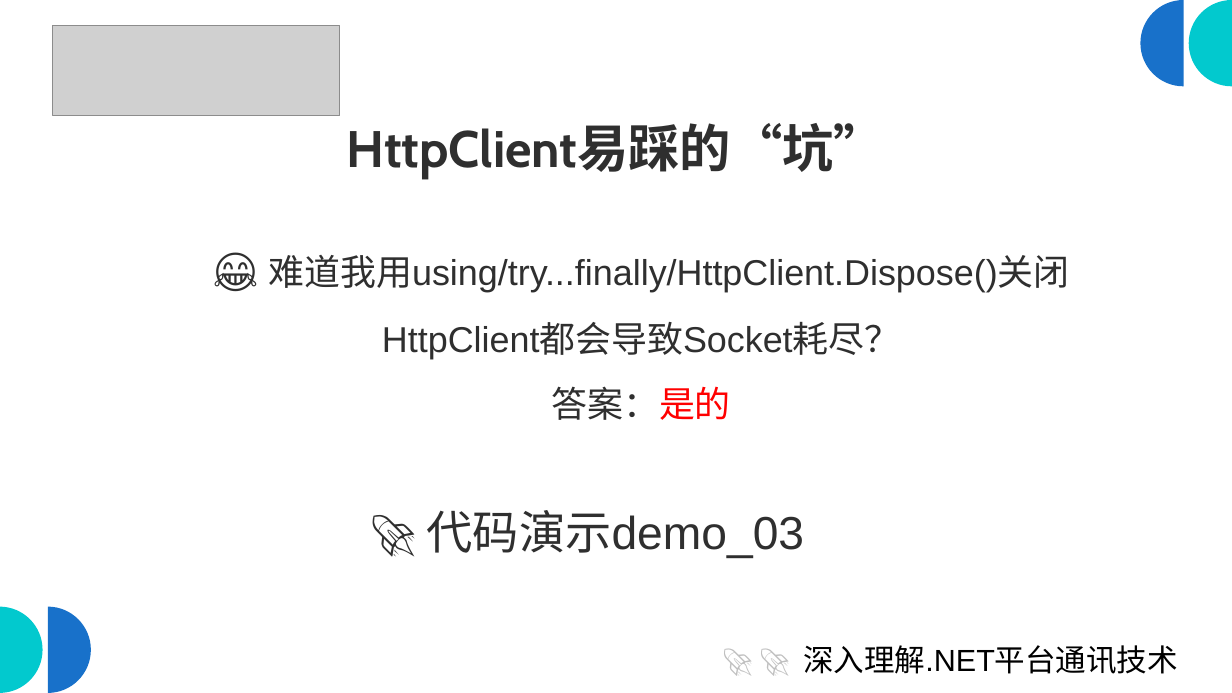
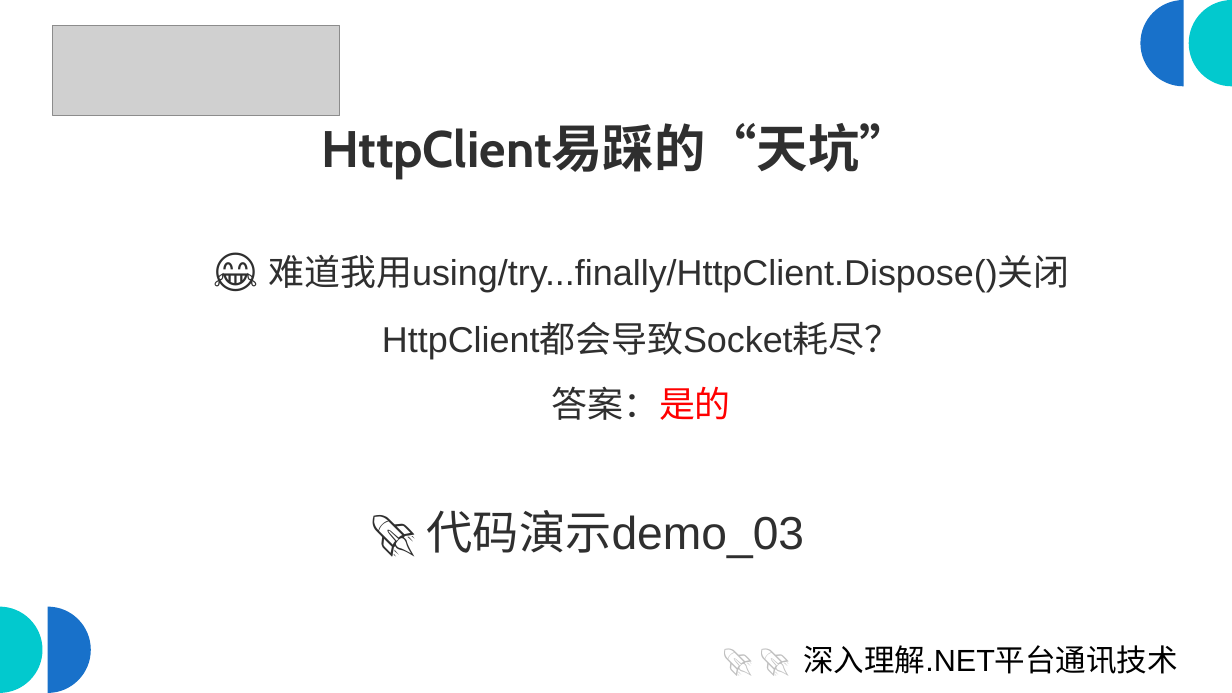
Before and after one commit to scottfly189/dotnet_net_course, a slide deck: slide 24 of src/1.HttpClientDemo/HttpClient_IHttpClientFactory_Polly.odp. Drawn at 1232x693 pixels with LibreOffice and Linux fonts; fonts in the diff are those of the drawing; grey boxes stand for pictures. Boxes give left, top, right and bottom in pixels: in the first picture for what was removed or moved away, otherwise in the second. Text is boxed around its words. In the diff, an @@ line names an element or a change of style, - is before the commit and + after.

```diff
--- a/src/1.HttpClientDemo/HttpClient_IHttpClientFactory_Polly.odp
+++ b/src/1.HttpClientDemo/HttpClient_IHttpClientFactory_Polly.odp
@@ title at [321,124,910,178]: text changed @@
-HttpClient易踩的“坑”
+HttpClient易踩的“天坑”
```
Also in this commit, not shown: 15 other slides changed, 1 slide added, 1 slide removed, 18 other files.
